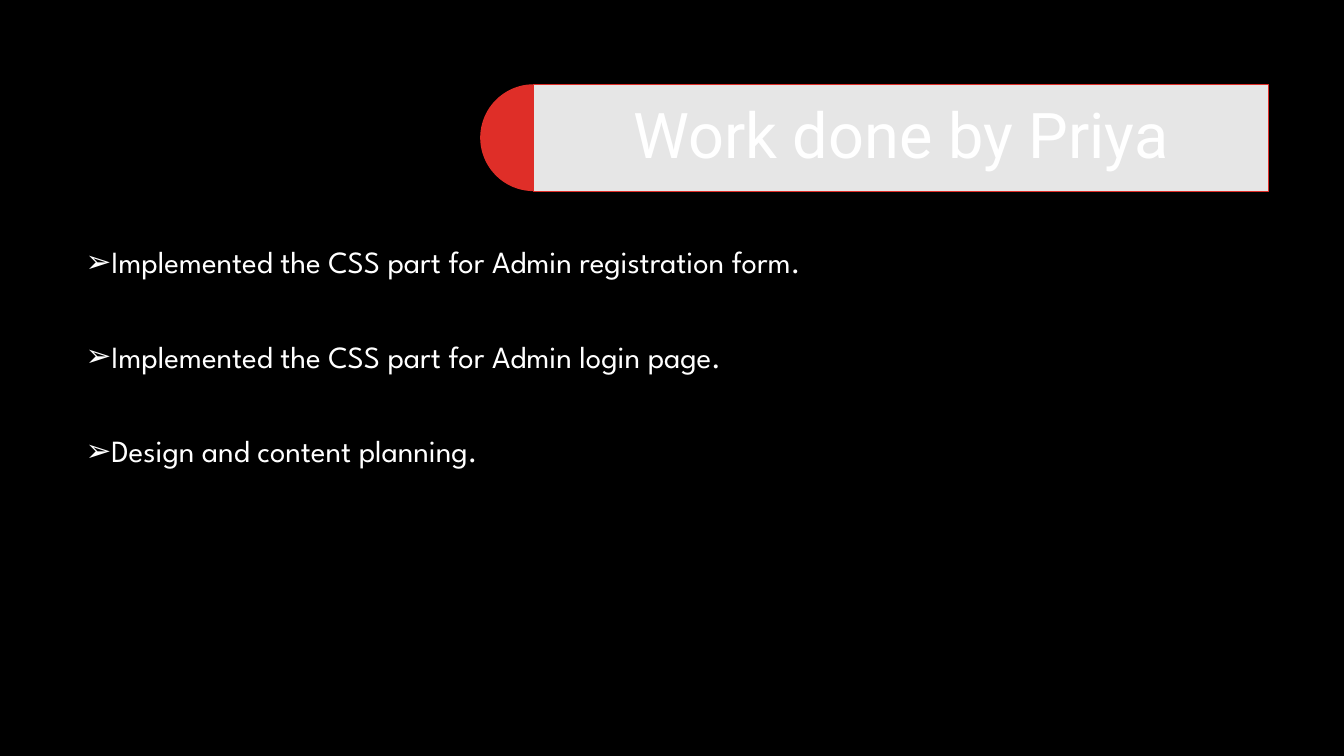
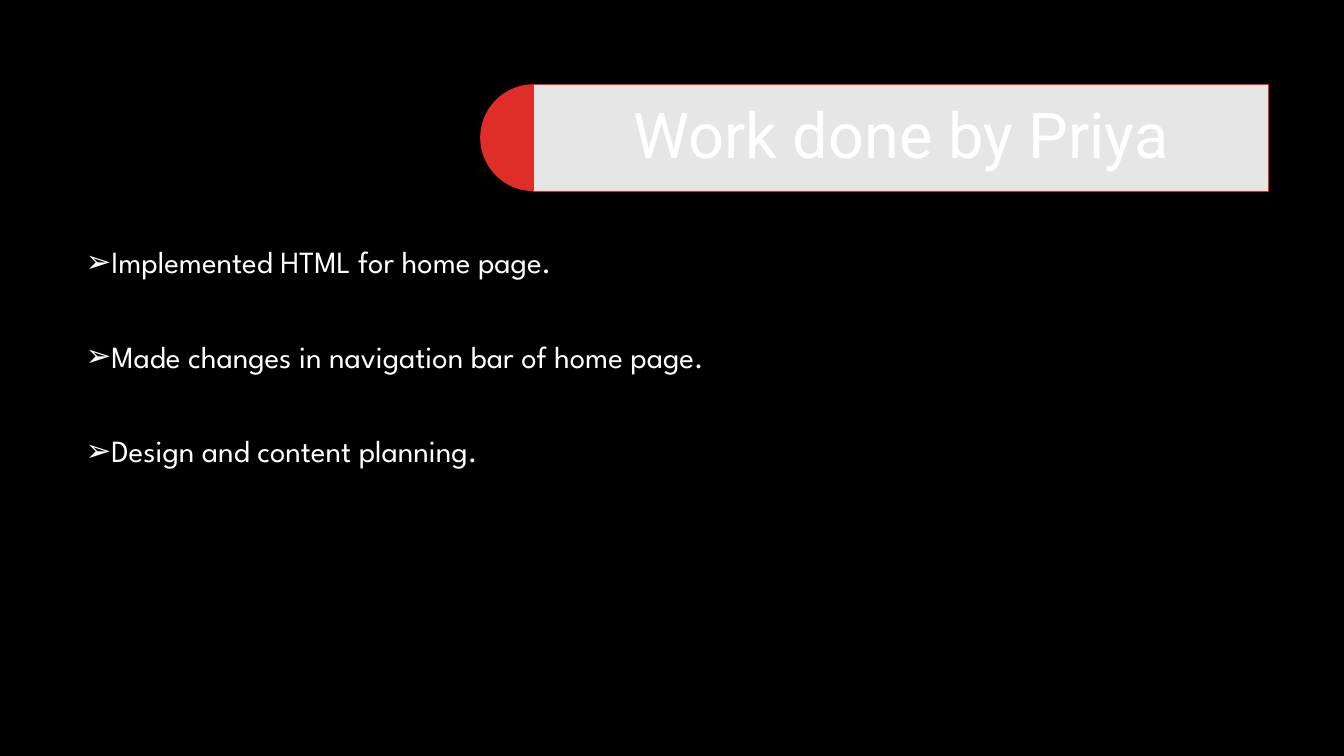
Before and after one commit to priyasatbhaya/IT_WEBD, a slide deck: slide 10 of Internet and web technology new ppt.pptx. Drawn at 1344x756 pixels with LibreOffice and Linux fonts; fonts in the diff are those of the drawing; background and template pictures are left out. Boxes give left, top, right and bottom in pixels: in the first picture for what was removed or moved away, otherwise in the second. Text is boxed around its words. In the diff, an @@ line names an element or a change of style, - is before the commit and + after.

```diff
--- a/Internet and web technology new ppt.pptx
+++ b/Internet and web technology new ppt.pptx
@@ text at [111, 251, 703, 375]: text changed @@
-➢ Implemented the CSS part for Admin registration form.
-➢ Implemented the CSS part for Admin login page.
+➢ Implemented HTML for home page.
+➢ Made changes in navigation bar of home page.
```
Also in this commit, not shown: 5 other slides changed, 5 other files.
